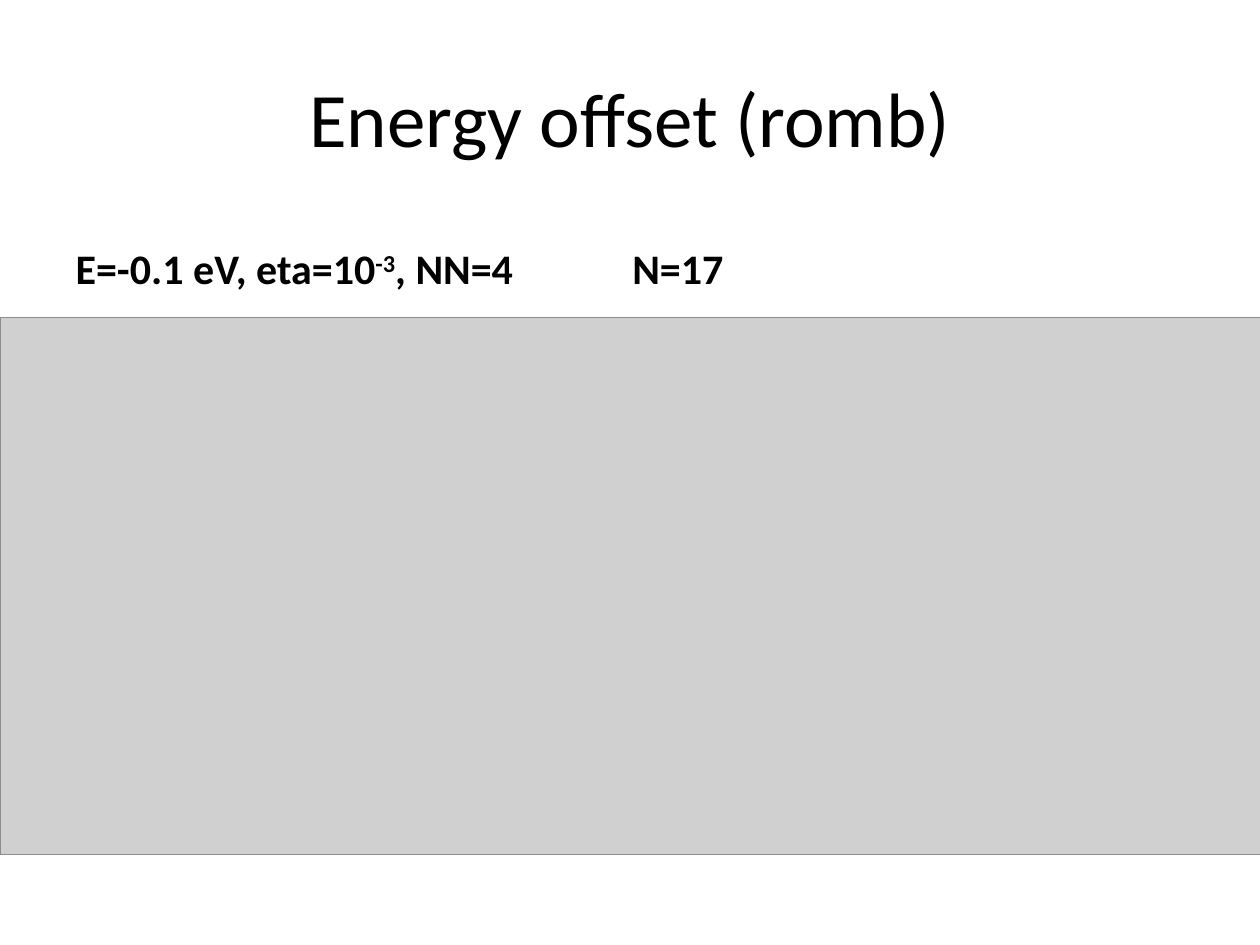
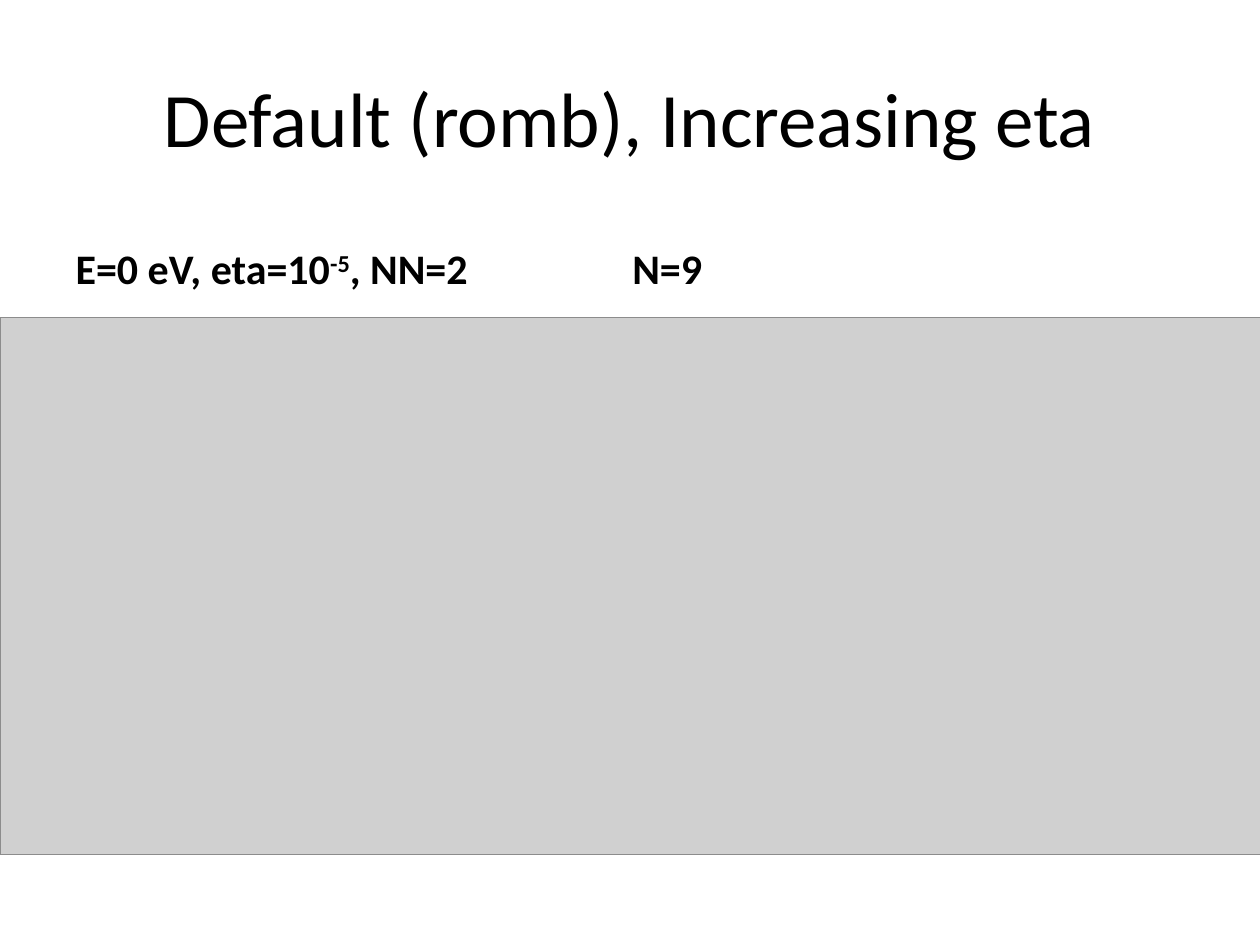
Before and after one commit to BastianValhoj/QTM-ML, a slide deck: slide 7 of meeting_notes/presentation.pptx (slide 10 before the commit). Drawn at 1260x945 pixels with LibreOffice and Linux fonts; fonts in the diff are those of the drawing; grey boxes stand for pictures. Boxes give left, top, right and bottom in pixels: in the first picture for what was removed or moved away, otherwise in the second. Text is boxed around its words. In the diff, an @@ line names an element or a change of style, - is before the commit and + after.

```diff
--- a/meeting_notes/presentation.pptx
+++ b/meeting_notes/presentation.pptx
@@ title at box(164, 91, 1095, 161): text changed @@
-Energy offset (romb)
+Default (romb), Increasing eta
@@ text at box(76, 256, 467, 290): text changed @@
-E=-0.1 eV, eta=10-3, NN=4
+E=0 eV, eta=10-5, NN=2
@@ text at box(632, 256, 702, 284): text changed @@
-N=17
+N=9
```
Also in this commit, not shown: 22 other slides changed, 7 slides added, 2 slides removed.
